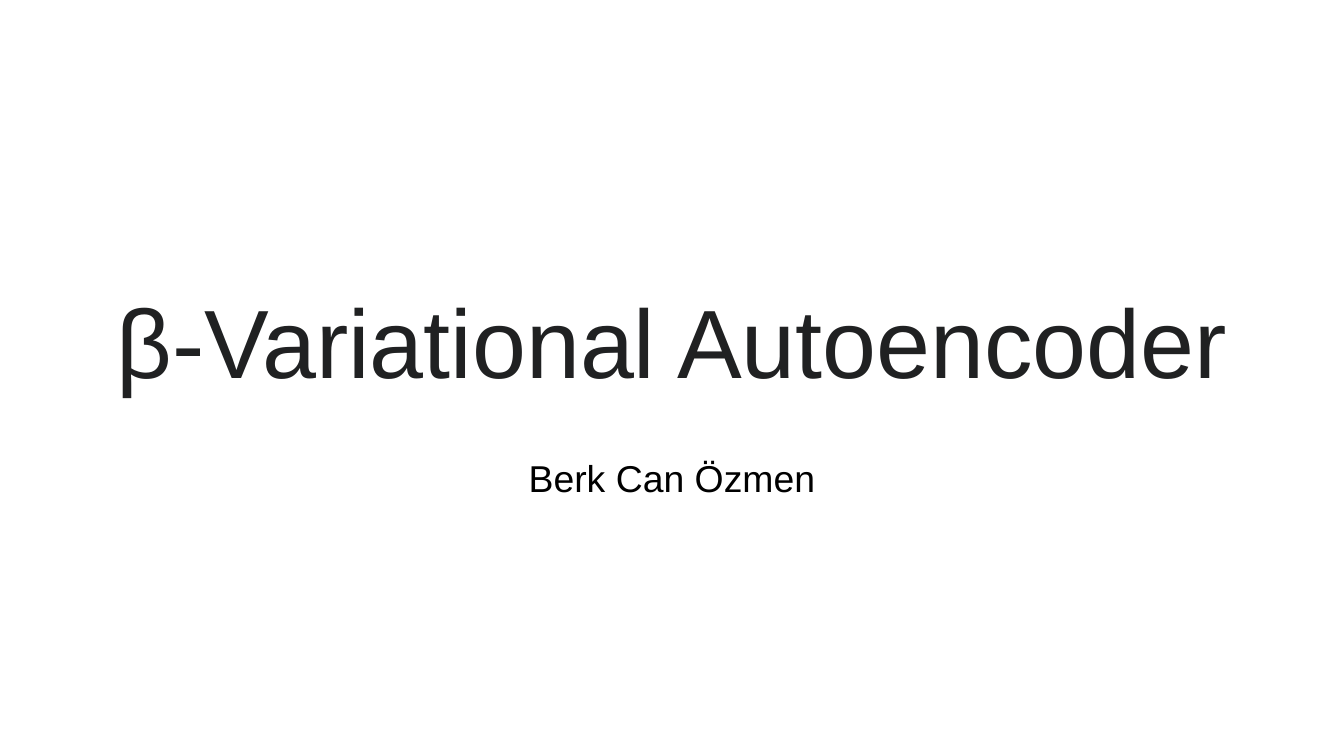
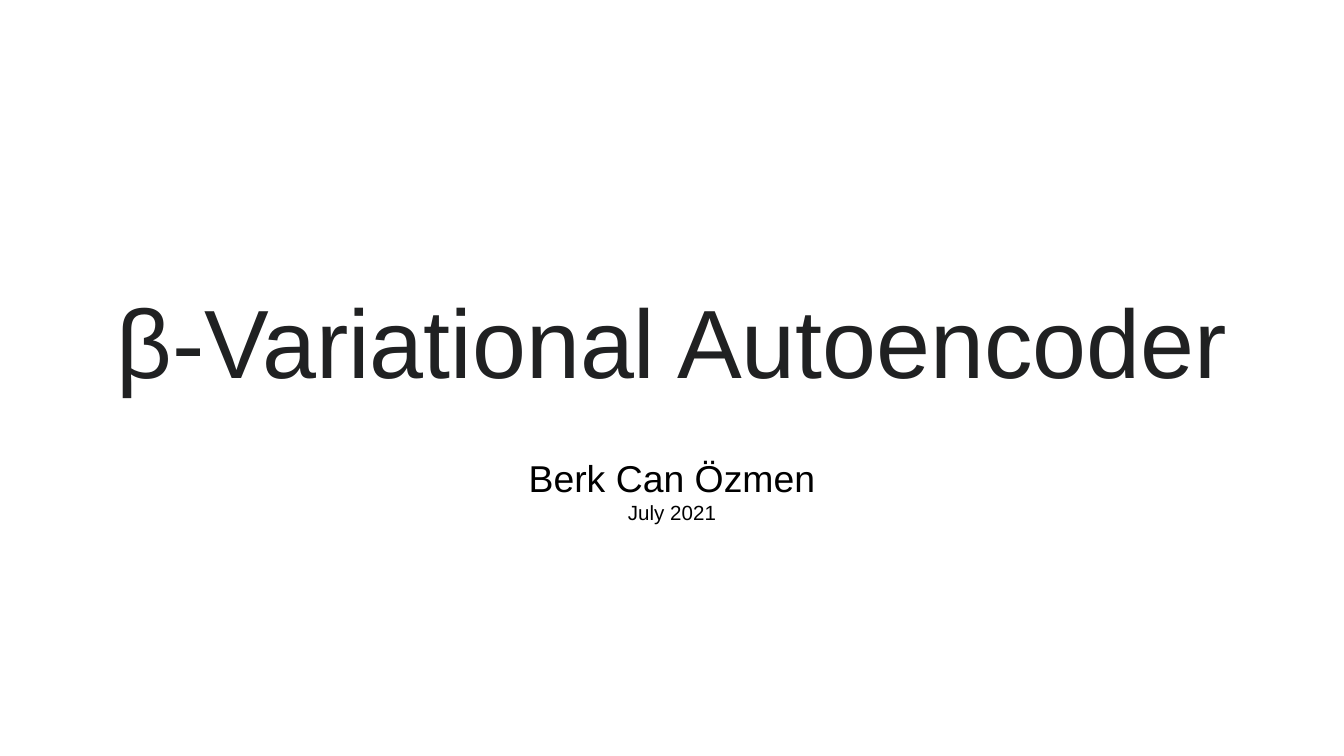
Before and after one commit to bcozmen/b-vae, a slide deck: slide 1 of ITA.pptx. Drawn at 1344x756 pixels with LibreOffice and Linux fonts; fonts in the diff are those of the drawing. Boxes give left, top, right and bottom in pixels: in the first picture for what was removed or moved away, otherwise in the second. Text is boxed around its words. In the diff, an @@ line names an element or a change of style, - is before the commit and + after.

```diff
--- a/ITA.pptx
+++ b/ITA.pptx
@@ text at <box>628,505,716,525</box>: paragraph added @@
+July 2021
```
